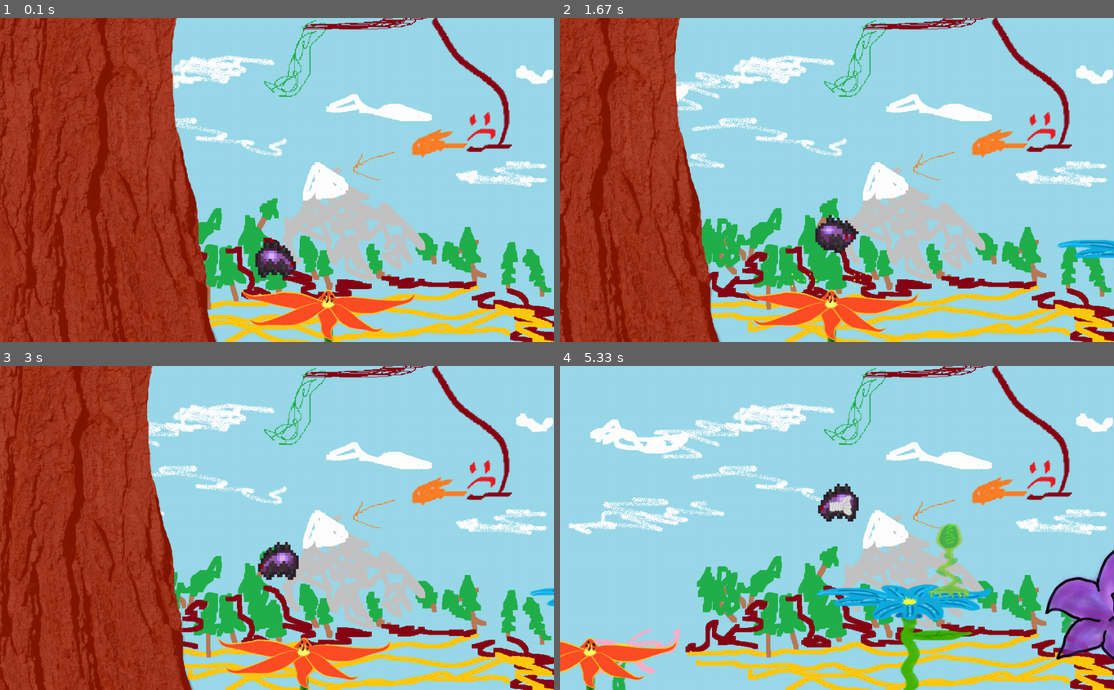
Above: before the commit, frames 1-4 (two rows, left to right).
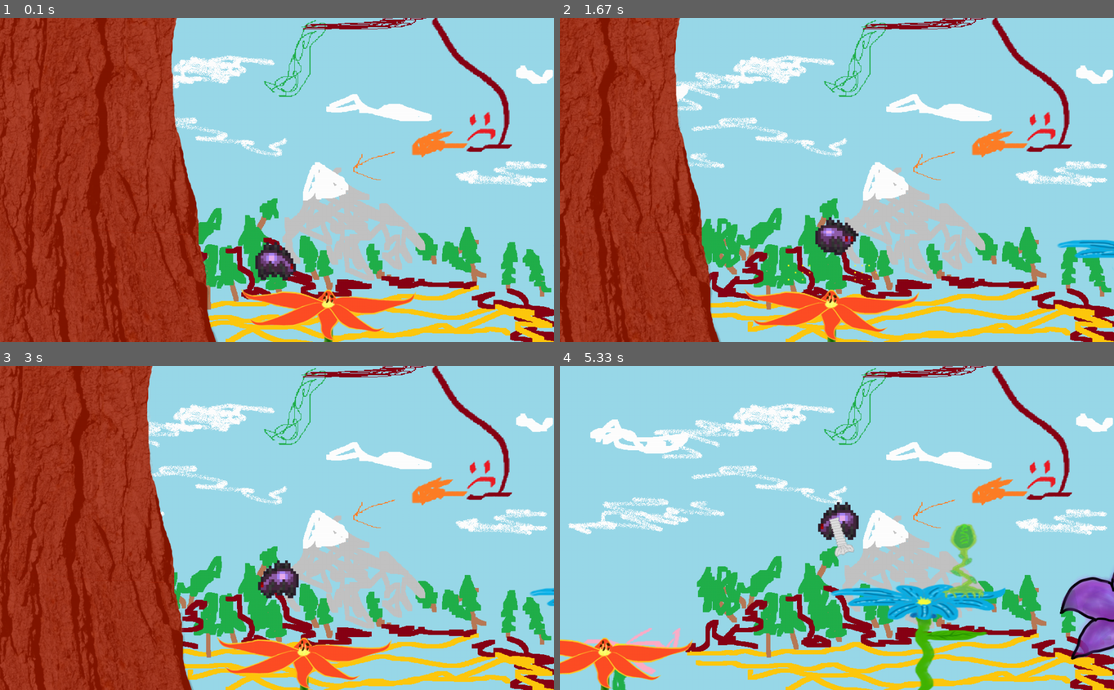
Above: after the commit, the same moments.

Repository: SwampWood/PyGame-shit
Game: pygame game, started from main.py
The game is run twice, just before and just after one commit, with the same random seed, the same clock (stepped at 60 frames per second) and the same inputs.
Inputs (mouse positions are in pixels of both pictures, inside the frame that each line leads up to):
- Up to frame 1 (0.1 s): no input
- Up to frame 2 (1.67 s): click (837, 180) at 0.38 s; hold D 0.67-1.13 s; move the mouse to (1014, 170) at 0.7 s; tap Space at 0.73, 1.03, 1.57 s; click (704, 183) at 1.22 s; hold D from 1.5 s (still down)
- Up to frame 3 (3 s): tap Space at 1.87, 2.4, 2.7, 2.97 s; release D at 1.97 s; click (105, 602) at 2.05 s; hold A 2.33-2.87 s; hold A from 2.9 s (still down)
- Up to frame 4 (5.33 s): tap Space at 3.27, 3.73, 4.03, 4.73, 5.03 s; release A at 3.3 s; click (692, 408) at 3.38 s; hold D 3.67-4.3 s; click (704, 463) at 4.38 s; hold A 4.67-5.13 s; click (842, 563) at 5.22 s

The runs differ from the first frame. In frame 1, 0.3% of the frame differs, in the area x 46-54%, y 68-81%; in frame 2, 0.4%; in frame 3, 0.9%; in frame 4, 8.2%, in the area x 0-100%, y 36-100%.

Commit message:
Я устал и никто мне не помогает

Diff:
--- a/main.py
+++ b/main.py
@@ -2,7 +2,7 @@
 import sys
 import random
 import pygame
-import math
+from math import atan2, sin, cos, degrees, radians
 
 
 pygame.init()
@@ -15,6 +15,7 @@
 all_enemies = pygame.sprite.Group()
 all_allies = pygame.sprite.Group()
 all_platforms = pygame.sprite.Group()
+all_branches = pygame.sprite.Group()
 tree = pygame.sprite.Group()
 horizontal_borders = pygame.sprite.Group()
 
@@ -43,6 +44,8 @@
     # сдвинуть объект obj на смещение камеры
     def apply(self, obj):
         obj.rect.x += self.dx
+        if obj.__class__.__name__ == 'Web':
+            obj.target = (obj.target[0] + self.dx, obj.target[1])
 
     # позиционировать камеру на объекте target
     def update(self, target):
@@ -95,13 +98,13 @@
 class Web(pygame.sprite.Sprite):
     web = load_image('Web.png')
 
-    def __init__(self, source, target):
+    def __init__(self, target):
         super().__init__(all_sprites)
         self.add(all_allies)
-        self.length = 20
+        self.length = 13
         self.wait = 5
         # зададим угол, под которым находится цель
-        self.angle = math.degrees(math.atan2((player.rect.y - target[1]), (target[0] - 512)))
+        self.angle = degrees(atan2((player.rect.y - target[1]), (target[0] - 512))) + 270
         if target[0] - 512 < 0:
             self.x_negative = -1
         else:
@@ -110,35 +113,45 @@
             self.y_negative = -1
         else:
             self.y_negative = 1
-        self.image = pygame.transform.rotate(Web.web.subsurface(0, 0, 40, self.length), -self.angle)
+        self.image = pygame.transform.rotate(Web.web.subsurface(0, 0, 40, self.length + 5), self.angle)
         self.rect = self.image.get_rect()
         self.mask = pygame.mask.from_surface(self.image)
-        self.rect.x = source[0]
-        self.rect.y = source[1]
+        self.rect.x = player.rect.x + 15
+        self.rect.y = player.rect.y + 30
         self.target = target
 
         self.velocity = 0
 
     def update(self, check):
-        if pygame.sprite.spritecollideany(self, all_platforms):
-            for x in all_platforms:
+        if pygame.sprite.spritecollideany(self, all_branches):
+            for x in all_branches:
                 if pygame.sprite.collide_mask(self, x):
                     player.webbed = True
-                    self.target = (self.rect.x, self.rect.y - 10)
-        elif self.length > 299:
-            player.web = None
-            self.kill()
-        else:
-            self.length += 5
+                    self.target = (self.rect.x, self.rect.y - 30)
+        elif not player.webbed:
+            if self.length > 358:
+                player.web = None
+                self.kill()
+            else:
+                self.angle = degrees(atan2((player.rect.y + 50 - self.target[1]), (self.target[0] - 512))) + 270
+                self.image = pygame.transform.rotate(Web.web.subsurface(0, 0, 40, self.length), self.angle)
+                self.length += 15
+
+                self.mask = pygame.mask.from_surface(self.image)
+                self.rect.x = player.rect.x + 15
+                self.rect.y = player.rect.y + 30
+                if self.target[0] - 512 < 0:
+                    self.rect.x -= sin(radians(self.angle)) * self.length
+                if self.y_negative == 1:
+                    self.rect.y -= cos(radians(self.angle)) * self.length
+        else:
+            self.angle = degrees(atan2((player.rect.y + 50 - self.target[1]), (self.target[0] - 512)))
             self.image = pygame.transform.rotate(Web.web.subsurface(0, 0, 40, self.length), self.angle)
             self.mask = pygame.mask.from_surface(self.image)
-            self.rect.x = player.rect.x + 25
-            self.rect.y = player.rect.y + 25
-            if self.x_negative == -1:
-                self.rect.x -= math.cos(math.radians(self.angle)) * self.length
-            if self.y_negative == 1:
-                self.rect.y -= self.length
-
+            self.rect.x = player.rect.x + 15
+            self.rect.y = self.target[1]
+            if self.target[0] - 512 < 0:
+                self.rect.x -= sin(radians(self.angle)) * self.length
 
 
 class Spider(pygame.sprite.Sprite):
@@ -225,7 +238,7 @@
 
         if check[pygame.MOUSEBUTTONDOWN]:
             if 1 and not self.webbed and self.web is None:
-                self.web = Web((self.rect.x + self.rect.w // 2, self.rect.y + self.rect.h // 2), pygame.mouse.get_pos())
+                self.web = Web(pygame.mouse.get_pos())
 
         for i in all_platforms:
             if pygame.sprite.collide_mask(self, i):
@@ -258,13 +271,15 @@
             self.y_velocity = -self.y_velocity // 2
         elif pygame.sprite.spritecollideany(self, horizontal_borders):
             self.respawn()
-        if self.drop:
-            self.rect.y += self.y_velocity
+        if self.webbed:
+            pass
+        elif self.drop:
             self.y_velocity = min(50, self.y_velocity + 1)
         else:
             self.x_velocity = max(-30, min(30, self.x_velocity))
             self.save_point = [self.rect.x, self.rect.y - 20]
         self.rect.x += self.x_velocity // 5
+        self.rect.y += self.y_velocity
         if self.direction:
             self.image = Spider.images_movement_right[self.current]
         else:
@@ -309,6 +324,20 @@
             self.particles = False
 
 
+class TreeBranch(pygame.sprite.Sprite):
+    images = [load_image("Branch1.png")]
+
+    def __init__(self, x, y, type_):
+        super().__init__(all_sprites)
+        self.add(all_branches)
+        self.image = TreeBranch.images[type_]
+        self.rect = self.image.get_rect()
+        self.mask = pygame.mask.from_surface(self.image)
+        self.particles = False
+        self.rect.x = x
+        self.rect.y = y
+
+
 class Enemy(pygame.sprite.Sprite):
     def __init__(self, x, y, sheet, count, health=50):
         super().__init__(all_sprites)
@@ -344,6 +373,7 @@
     FlowerPlatform(600, 400, 0)
     FlowerPlatform(1000, 300, 2)
     Enemy(800, 280, enemy_flower, 6)
+    TreeBranch(1300, 0, 0)
 
 
 background = load_image("background.png")
@@ -360,8 +390,7 @@
         if event.type == pygame.MOUSEBUTTONDOWN and event.button == 3:
             player.respawn()
         if event.type == pygame.MOUSEBUTTONDOWN and event.button == 1 and not player.webbed and player.web is None:
-            player.web = Web((player.rect.x + player.rect.w // 2, player.rect.y + player.rect.h // 2),
-                             pygame.mouse.get_pos())
+            player.web = Web(pygame.mouse.get_pos())
 
     screen.blit(background, (0, 0))
 
Binary file added: data/Branch1.png
Binary file changed: data/Web.png
